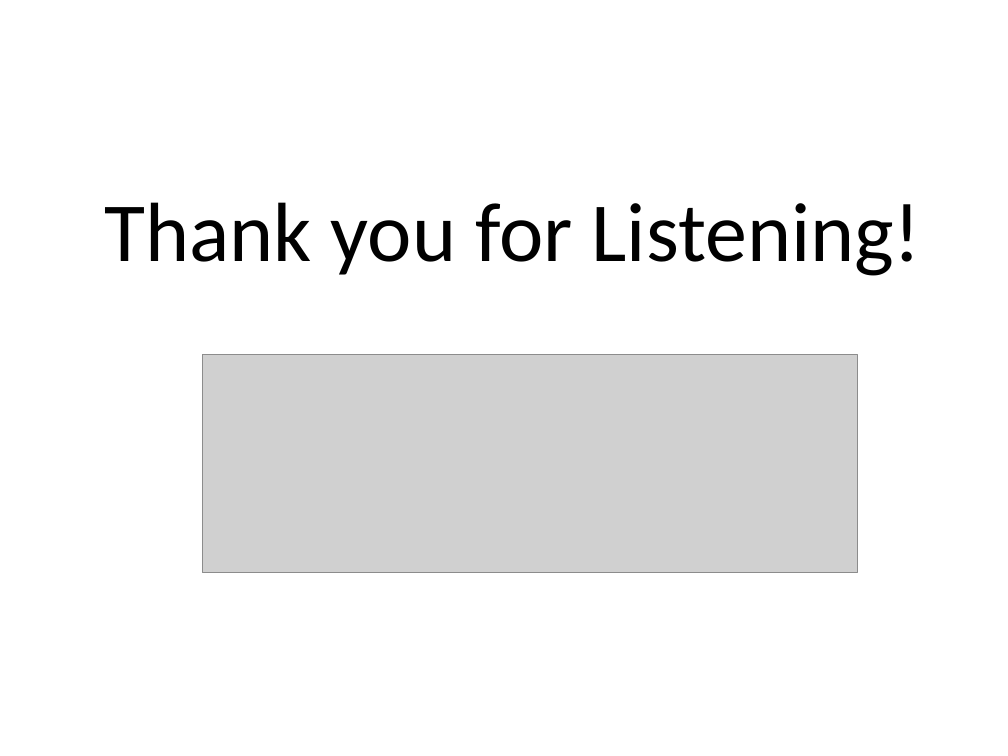
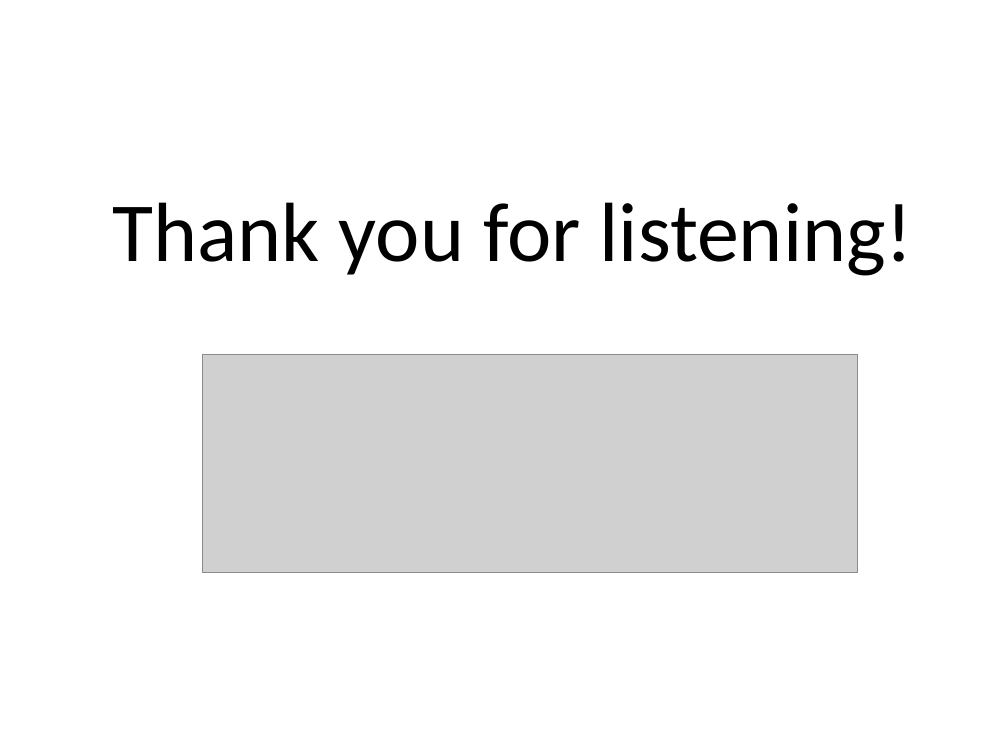
Before and after one commit to psychhack2019/behavioural-chatime, a slide deck: slide 7 of Presentation.pptx. Drawn at 1008x756 pixels with LibreOffice and Linux fonts; fonts in the diff are those of the drawing; grey boxes stand for pictures. Boxes give left, top, right and bottom in pixels: in the first picture for what was removed or moved away, otherwise in the second. Text is boxed around its words. In the diff, an @@ line names an element or a change of style, - is before the commit and + after.

```diff
--- a/Presentation.pptx
+++ b/Presentation.pptx
@@ title at (112, 202, 914, 276): text changed @@
-Thank you for Listening!
+Thank you for listening!
```
Also in this commit, not shown: 1 other slide changed.
